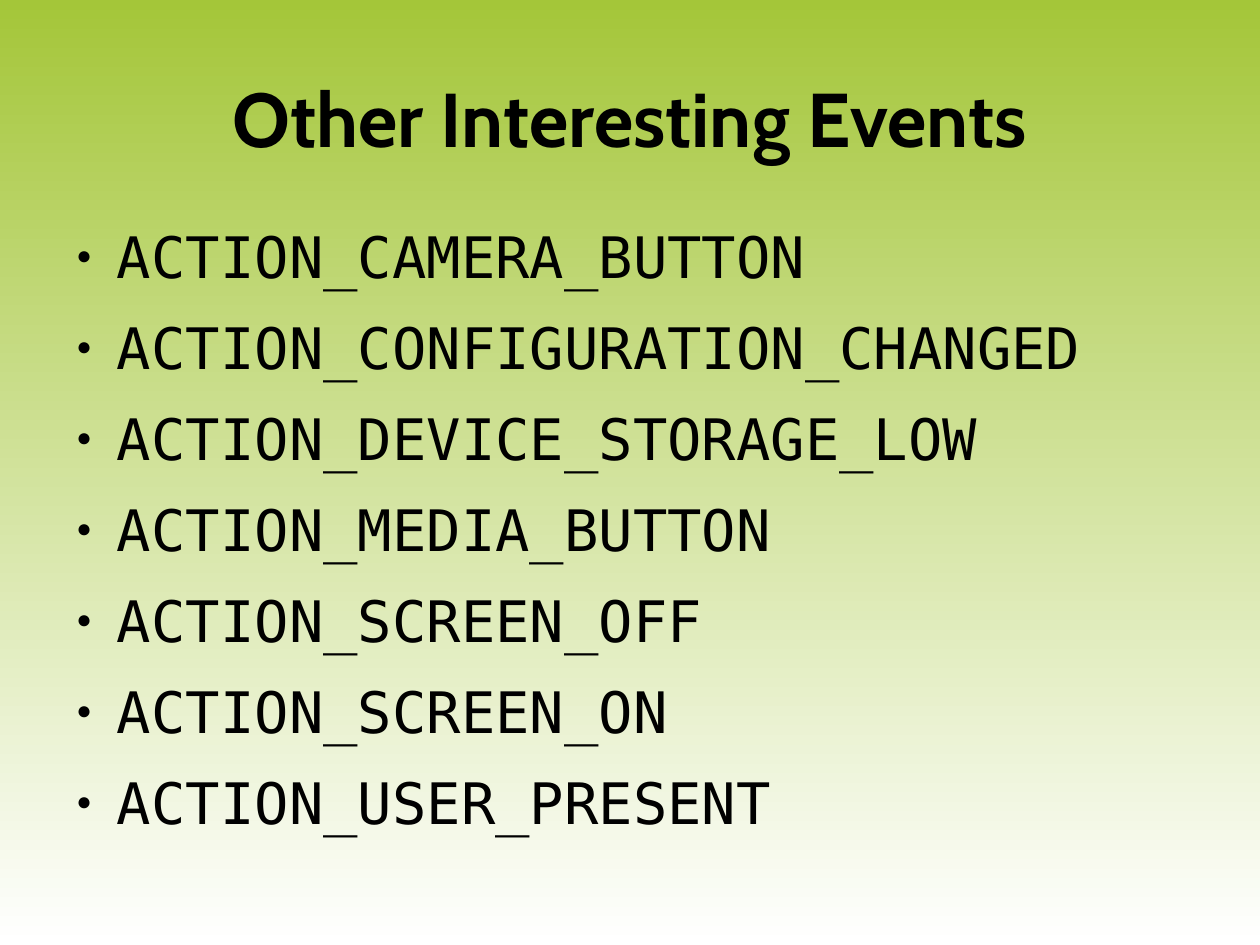
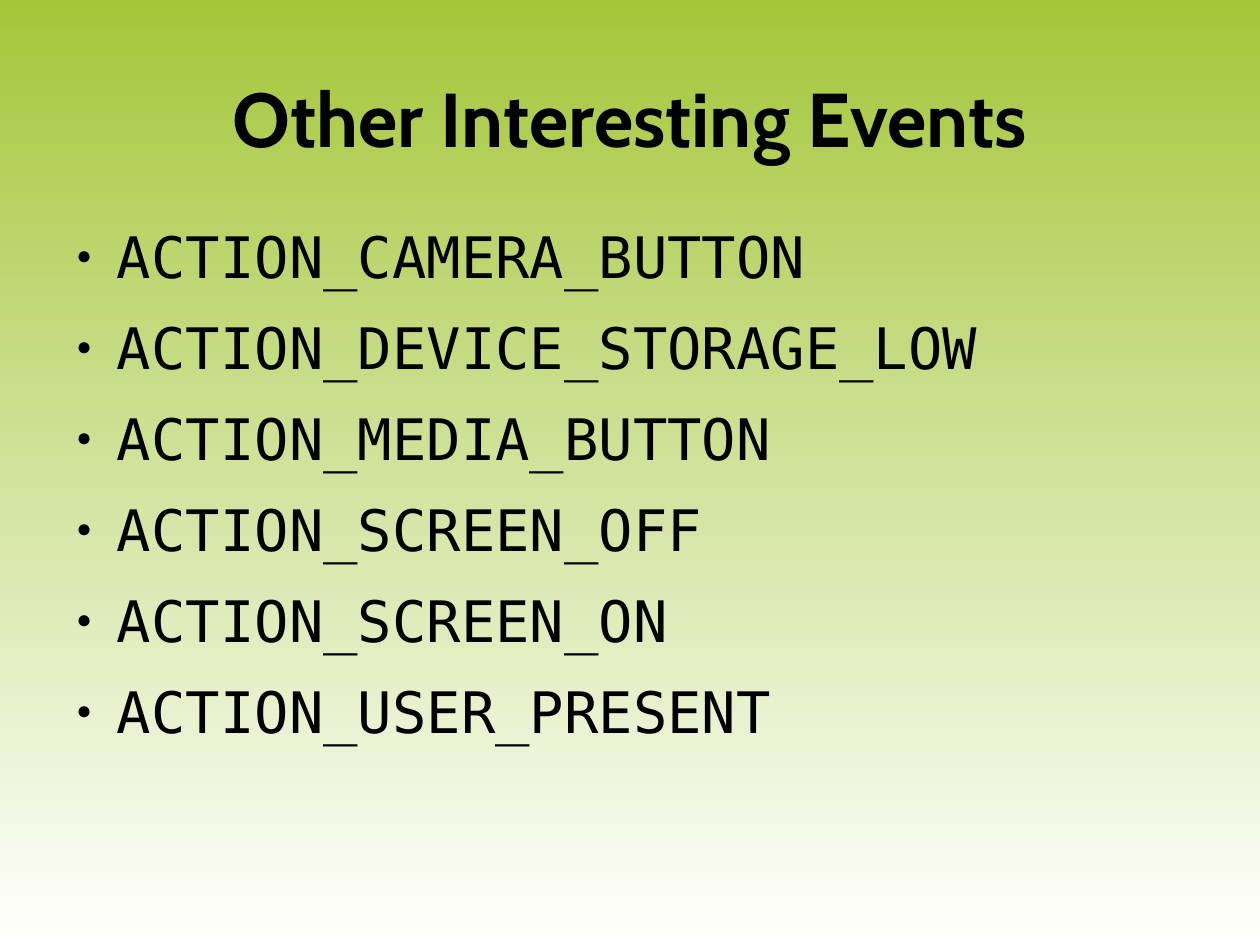
Before and after one commit to luigi-agosti/cw-courseware, a slide deck: slide 16 of 18-IntentsFiltersBroadcasts.odp. Drawn at 1260x945 pixels with LibreOffice and Linux fonts; fonts in the diff are those of the drawing; background and template pictures are left out. Boxes give left, top, right and bottom in pixels: in the first picture for what was removed or moved away, otherwise in the second. Text is boxed around its words. In the diff, an @@ line names an element or a change of style, - is before the commit and + after.

Commit message:
removed ACTION_CONFIGURATION_CHANGED

```diff
--- a/18-IntentsFiltersBroadcasts.odp
+++ b/18-IntentsFiltersBroadcasts.odp
@@ text at box(117, 326, 1080, 370): paragraph removed @@
-● ACTION_CONFIGURATION_CHANGED
```
